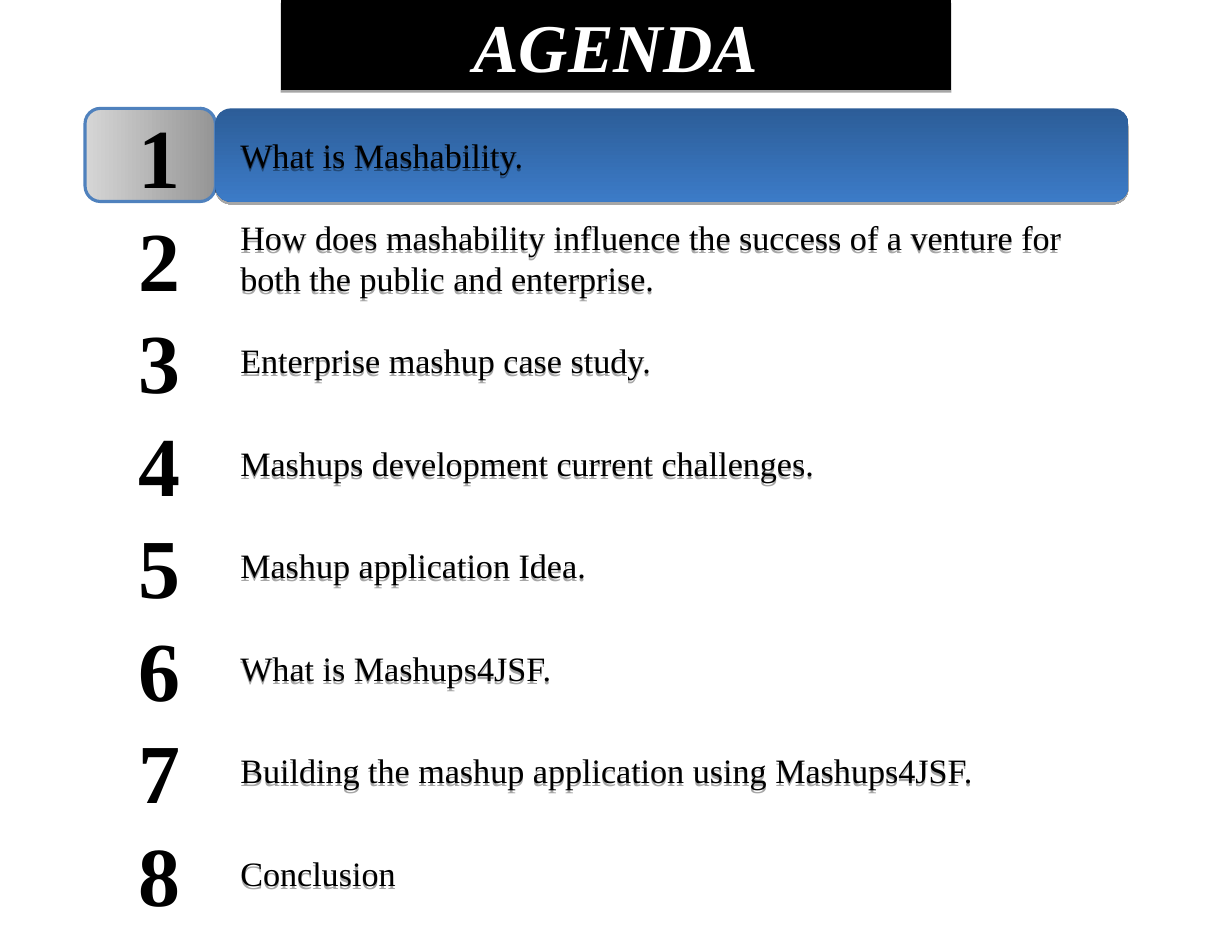
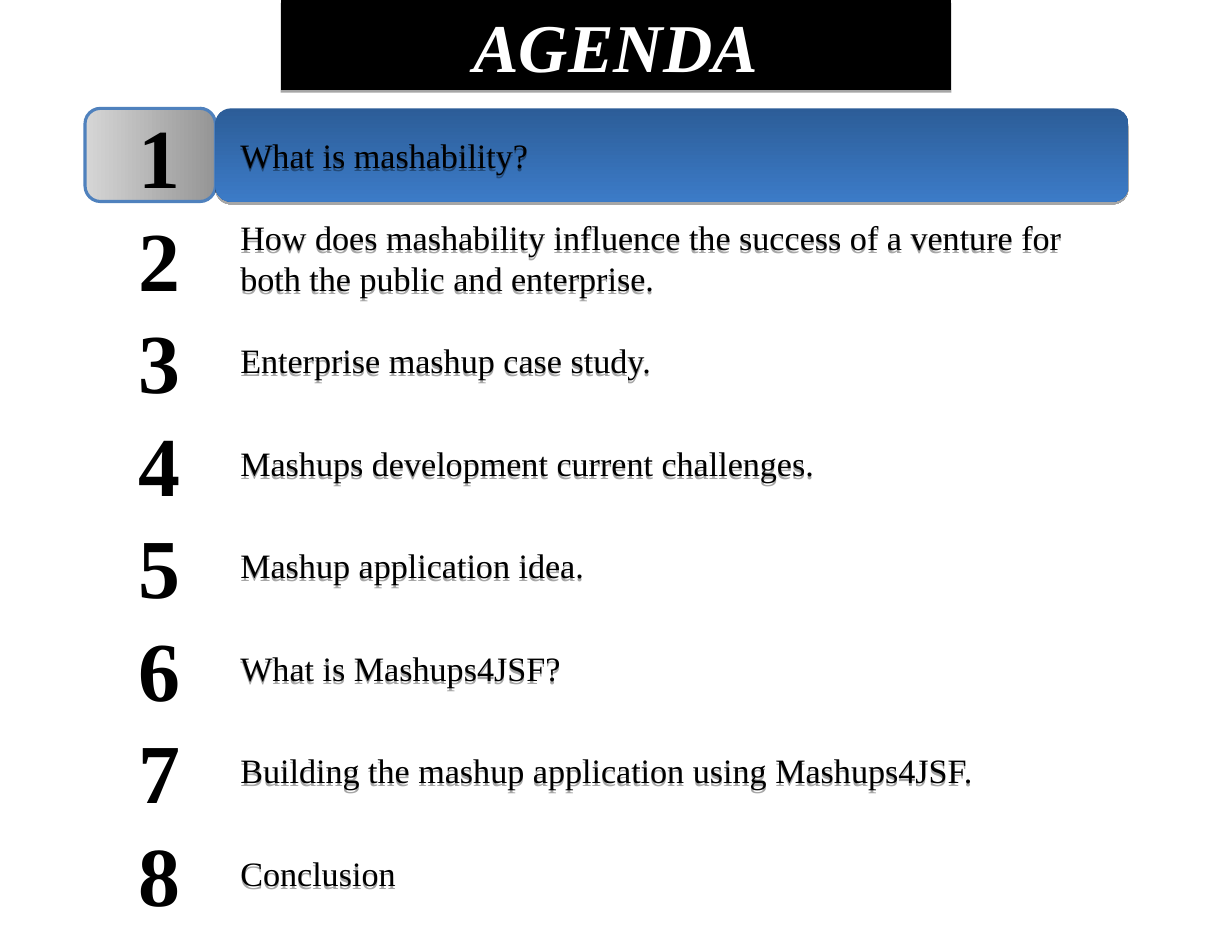
Before and after one commit to demo007/mashups4jsf, a slide deck: slide 3 of overview-architecture/JavaOne-2010/S314070_BURNS_SALEH_MASHUPS.odp. Drawn at 1232x925 pixels with LibreOffice and Linux fonts; fonts in the diff are those of the drawing. Boxes give left, top, right and bottom in pixels: in the first picture for what was removed or moved away, otherwise in the second. Text is boxed around its words. In the diff, an @@ line names an element or a change of style, - is before the commit and + after.

```diff
--- a/overview-architecture/JavaOne-2010/S314070_BURNS_SALEH_MASHUPS.odp
+++ b/overview-architecture/JavaOne-2010/S314070_BURNS_SALEH_MASHUPS.odp
@@ text in free at (x1=240, y1=144, x2=528, y2=178): text changed @@
-What is Mashability.
+What is mashability?
@@ text in free at (x1=240, y1=554, x2=584, y2=588): text changed @@
-Mashup application Idea.
+Mashup application idea.
@@ text in free at (x1=240, y1=657, x2=560, y2=688): text changed @@
-What is Mashups4JSF.
+What is Mashups4JSF?
```
Also in this commit, not shown: 10 other slides changed, 1 slide added.
